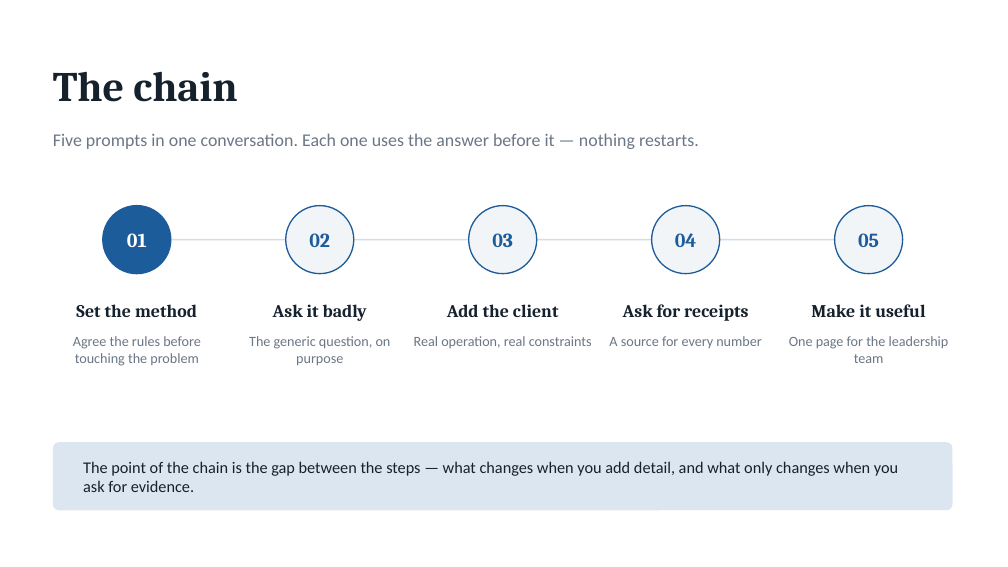
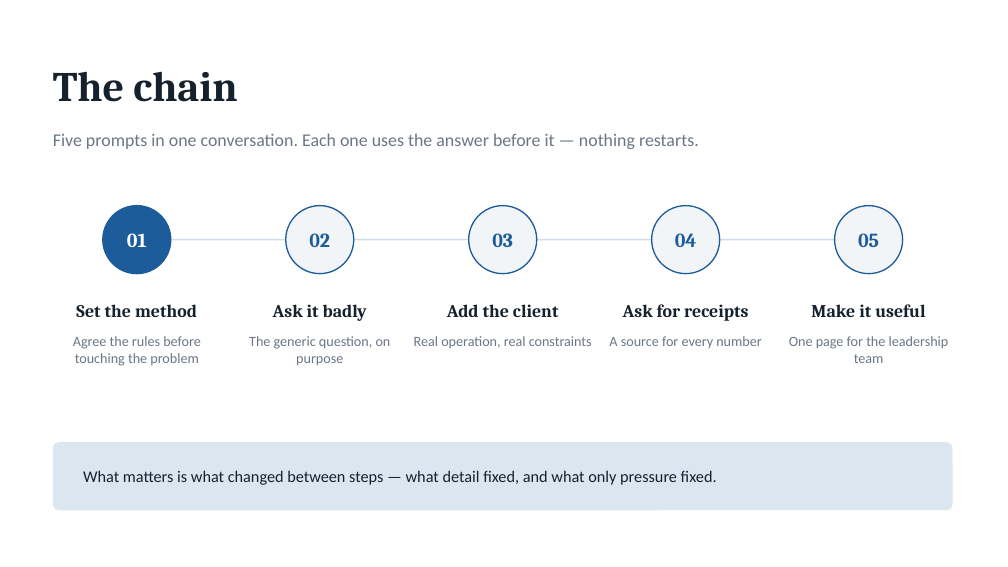
Before and after one commit to danielfrancogomez-wq/My-computer-claude-code, a slide deck: slide 4 of Followmont-Prompt-Chain.pptx. Drawn at 1008x567 pixels with LibreOffice and Linux fonts; fonts in the diff are those of the drawing. Boxes give left, top, right and bottom in pixels: in the first picture for what was removed or moved away, otherwise in the second. Text is boxed around its words. In the diff, an @@ line names an element or a change of style, - is before the commit and + after.

```diff
--- a/Followmont-Prompt-Chain.pptx
+++ b/Followmont-Prompt-Chain.pptx
@@ text at bbox=[83, 470, 717, 485]: text changed @@
-The point of the chain is the gap between the steps — what changes when you add detail, and what only changes when you ask for evidence.
+What matters is what changed between steps — what detail fixed, and what only pressure fixed.
```
Also in this commit, not shown: 10 other slides changed, 1 other file.
